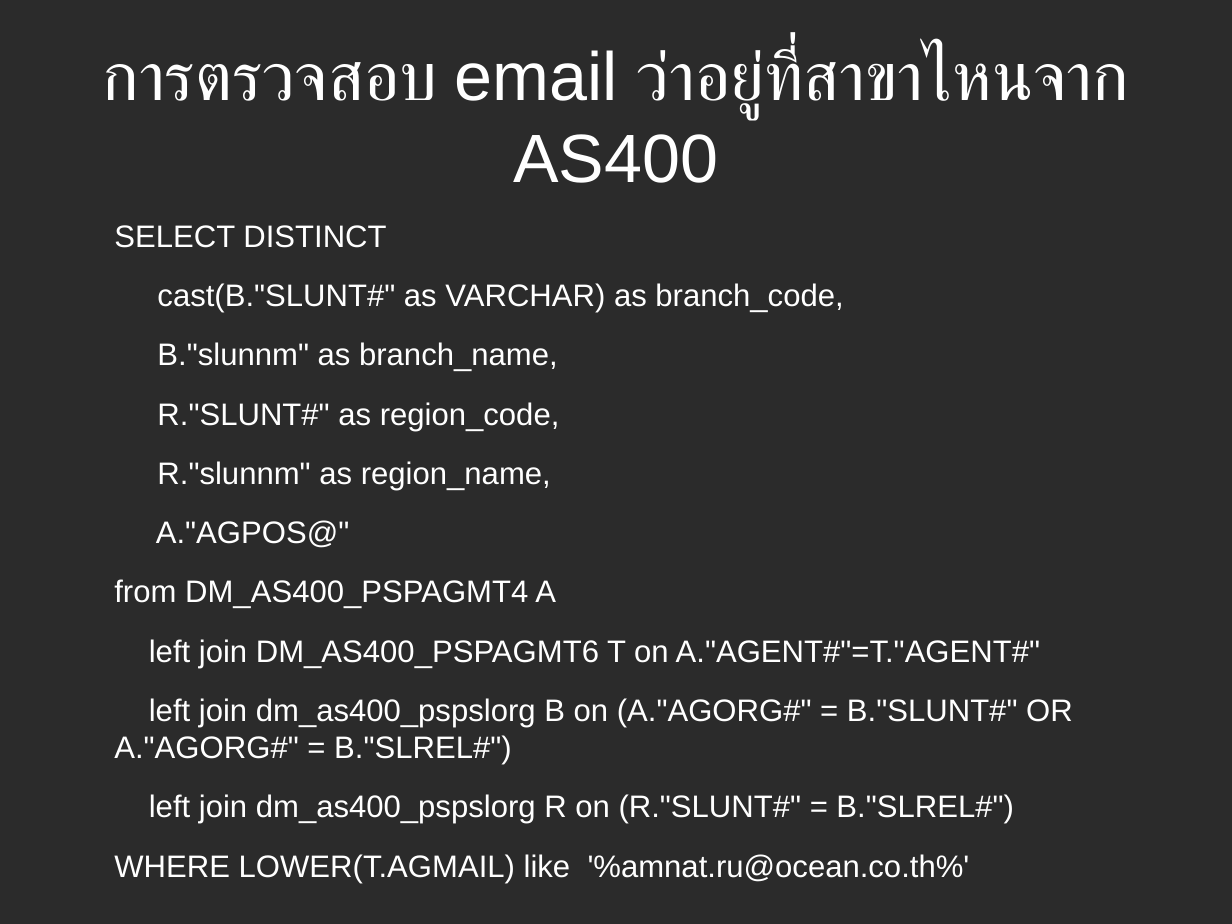
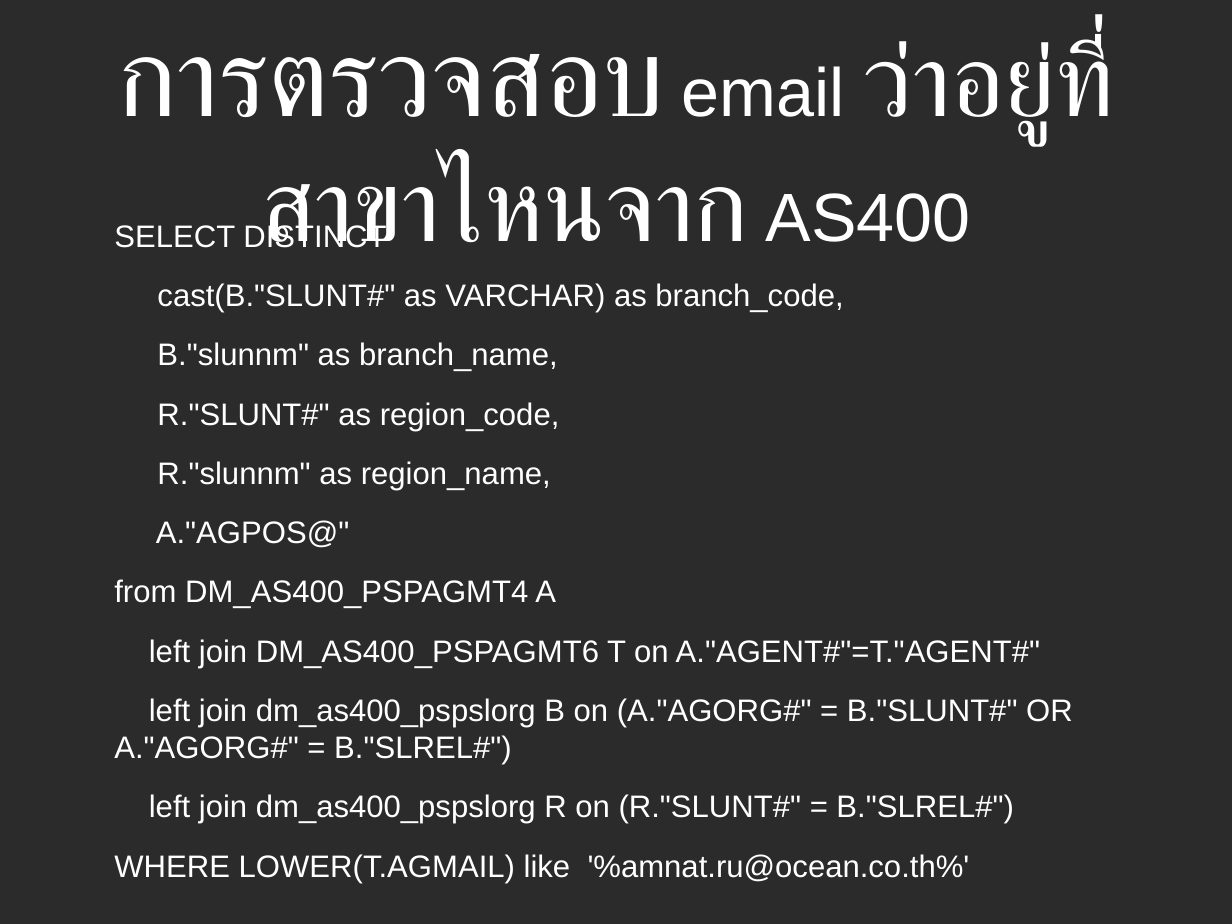
Before and after one commit to bible666/my_app, a slide deck: slide 9 of Ocean/transfer_news_to_support.odp. Drawn at 1232x924 pixels with LibreOffice and Linux fonts; fonts in the diff are those of the drawing; background and template pictures are left out; a plain dark background stands for a picture behind light text. Boxes give left, top, right and bottom in pixels: in the first picture for what was removed or moved away, otherwise in the second. Text is boxed around its words. In the diff, an @@ line names an element or a change of style, - is before the commit and + after.

```diff
--- a/Ocean/transfer_news_to_support.odp
+++ b/Ocean/transfer_news_to_support.odp
@@ title "การตรวจสอบ email ว่าอยู่ที่สาขาไหนจาก AS400": place and size @@
-title "การตรวจสอบ email ว่าอยู่ที่สาขาไหนจาก AS400" at bbox=[103, 47, 1129, 183]
+title "การตรวจสอบ email ว่าอยู่ที่สาขาไหนจาก AS400" at bbox=[118, 36, 1112, 248]
@@ title "การตรวจสอบ email ว่าอยู่ที่สาขาไหนจาก AS400" at bbox=[118, 36, 1112, 248]: size 44 to 72 pt in "การตรวจสอบ"; size 44 to 66 pt in "ว่าอยู่ที่สาขาไหนจาก" @@
```
Also in this commit, not shown: 8 other slides changed, 2 slides added.
